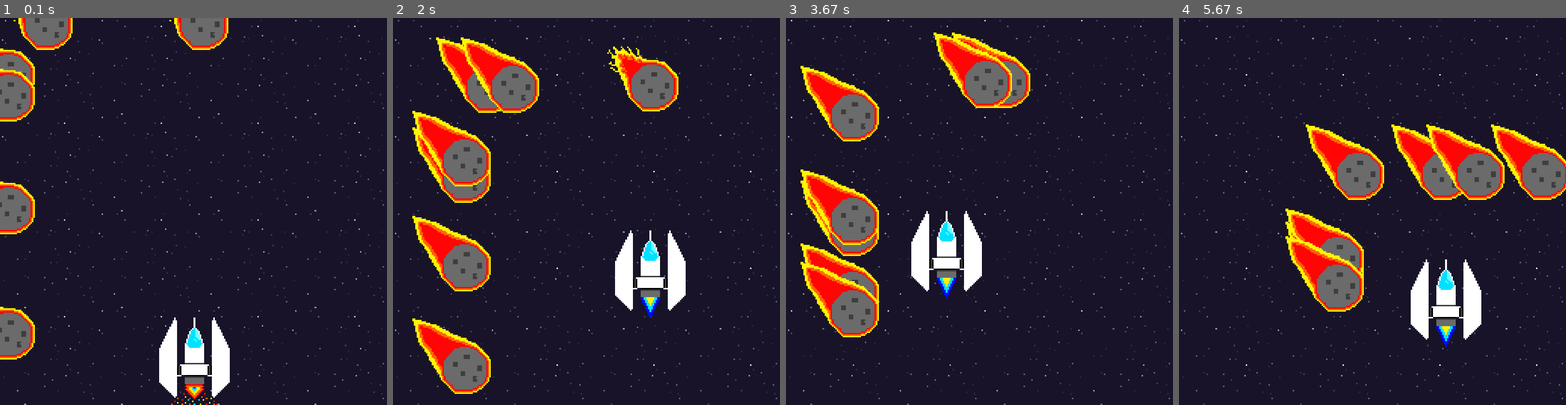
Above: before the commit, frames 1-4 (left to right).
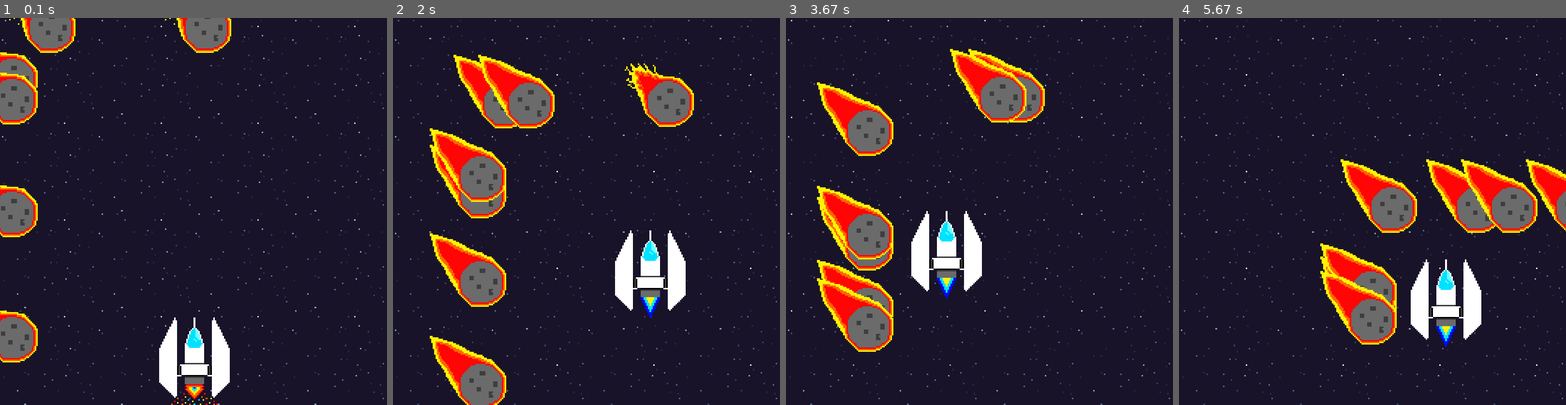
Above: after the commit, the same moments.

Repository: darsiov/pygames
Game: pygame game, started from main.py
The game is run twice, just before and just after one commit, with the same random seed, the same clock (stepped at 60 frames per second) and the same inputs.
Inputs:
- Up to frame 1 (0.1 s): no input
- Up to frame 2 (2 s): hold D 0.33-0.8 s; hold W 0.83-1.13 s; hold D 1.17-1.63 s; hold A from 1.67 s (still down)
- Up to frame 3 (3.67 s): release A at 2.2 s; hold S 2.23-2.53 s; hold A 2.57-2.97 s; hold W 3-3.37 s; hold D from 3.4 s (still down)
- Up to frame 4 (5.67 s): release D at 4.03 s; hold S 4.07-4.43 s; hold A 4.47-4.93 s; hold D 4.97-5.43 s; hold W from 5.47 s (still down)

The runs differ from the first frame. In frame 1, 3.2% of the frame differs, in the area x 0-60%, y 0-89%; in frame 2, 14%; in frame 3, 12%; in frame 4, 17%, in the area x 27-100%, y 27-85%.

Commit message:
Ajustes en el tamaño de los meteoritos y su velocidad

Diff:
--- a/classes.py
+++ b/classes.py
@@ -170,10 +170,10 @@
         else:
             pass
 
-        self.image = pygame.transform.scale(self.spriteSheet.subsurface((int(self.current_frame)*self.frame_width,0,self.frame_width,self.frame_heigth)),(SPRITE_SIZE,SPRITE_SIZE)) #Escala del sprite en el juego
-
-        self.rect.x += MOVE
-        self.rect.y += MOVE
+        self.image = pygame.transform.scale(self.spriteSheet.subsurface((int(self.current_frame)*self.frame_width,0,self.frame_width,self.frame_heigth)),(SPRITE_SIZE - 5,SPRITE_SIZE - 5)) #Escala del sprite en el juego
+
+        self.rect.x += MOVE + 2
+        self.rect.y += MOVE + 2
 
         if self.segundos >= 6:
             while True:
